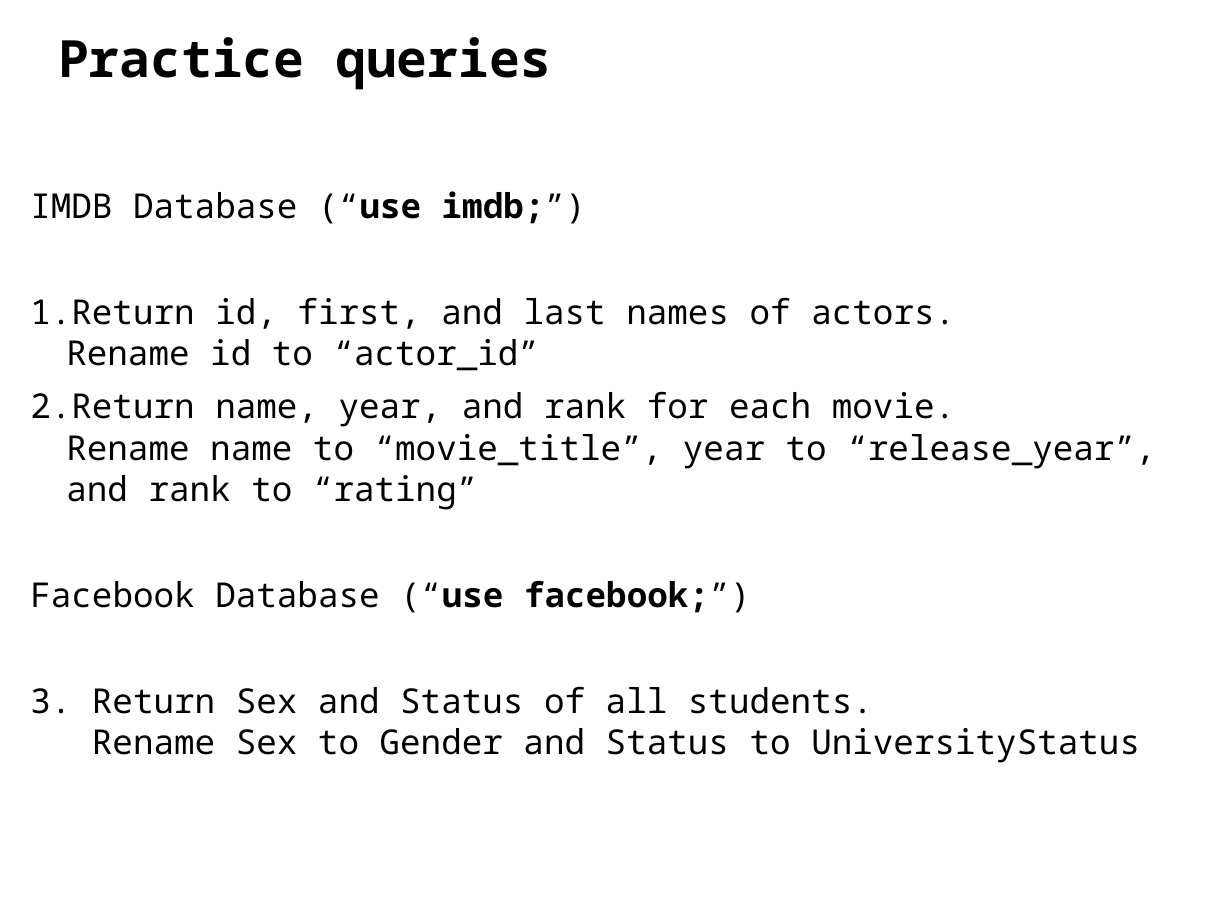
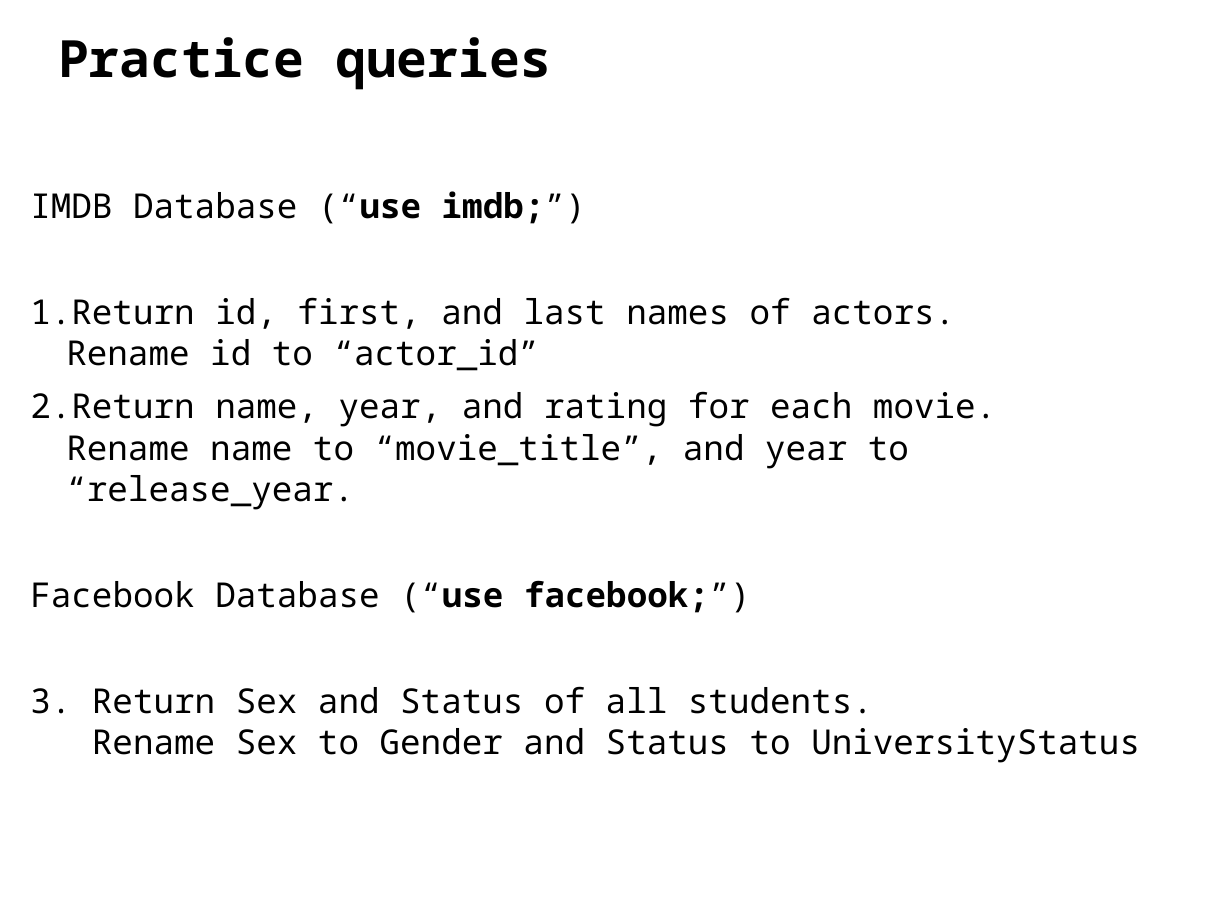
Before and after one commit to ipeirotis/introduction-to-databases, a slide deck: slide 8 of session2/B-SQL_Selection_Queries.pptx. Drawn at 1232x924 pixels with LibreOffice and Linux fonts; fonts in the diff are those of the drawing. Boxes give left, top, right and bottom in pixels: in the first picture for what was removed or moved away, otherwise in the second. Text is boxed around its words. In the diff, an @@ line names an element or a change of style, - is before the commit and + after.

```diff
--- a/session2/B-SQL_Selection_Queries.pptx
+++ b/session2/B-SQL_Selection_Queries.pptx
@@ text at box(30, 391, 996, 510): text changed @@
-2. Return name, year, and rank for each movie.
-   Rename name to “movie_title”, year to “release_year”, and rank to “rating”
+2. Return name, year, and rating for each movie.
+   Rename name to “movie_title”, and year to “release_year.
```
Also in this commit, not shown: 2 other slides changed.
